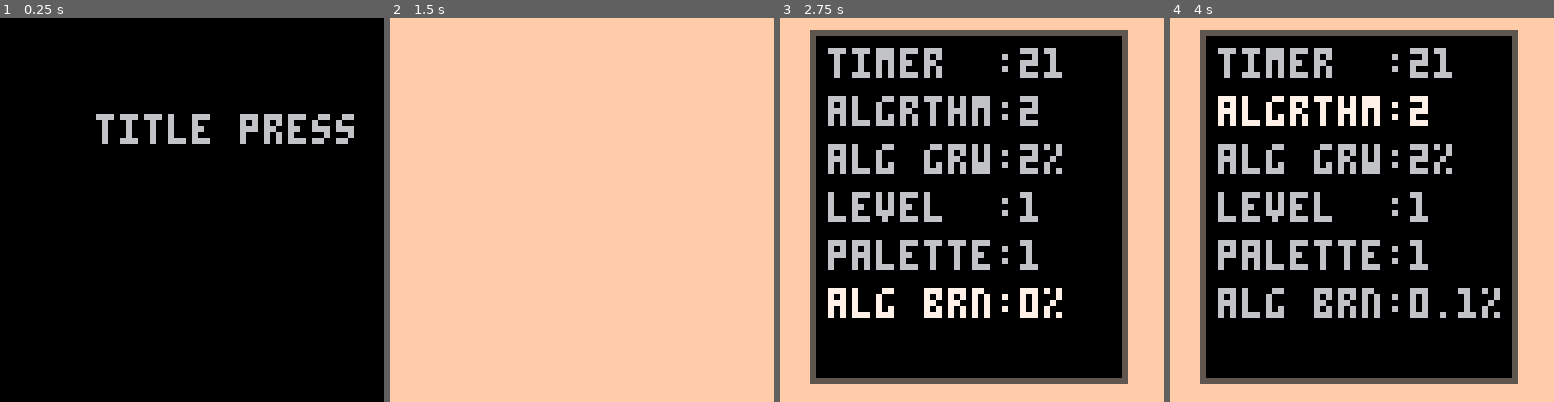
Above: before the commit, frames 1-4 (left to right).
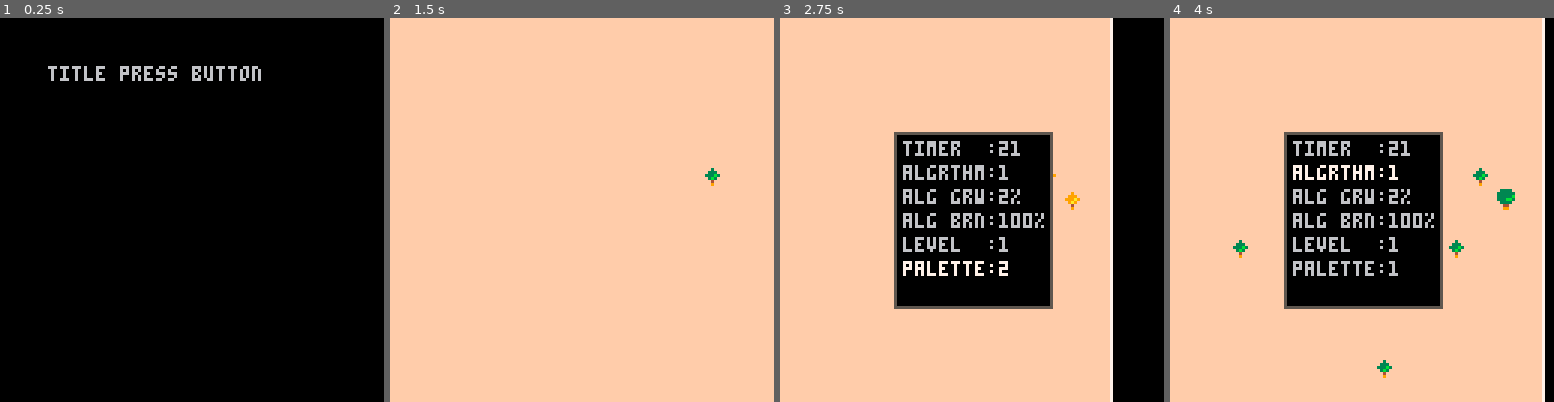
Above: after the commit, the same moments.

Repository: arnodick/castle
Game: PICO-8 cartridge forestfire.p8
Same seed, same stepped clock (60 frames per second), same inputs: the game is played once before the commit and once after it.
Inputs:
- Up to frame 1 (0.25 s): no input
- Up to frame 2 (1.5 s): tap X (X key) at 0.33, 1.07 s; tap O (Z key) at 0.7 s
- Up to frame 3 (2.75 s): hold Right 1.6-2.1 s; tap O (Z key) at 1.7, 2.1, 2.5 s; tap X (X key) at 1.85 s; hold Up 2.15-2.42 s; hold Right from 2.47 s (still down)
- Up to frame 4 (4 s): tap O (Z key) at 2.9, 3.3, 3.7 s; tap X (X key) at 2.97 s; release Right at 3.03 s; hold Left 3.08-3.58 s; hold Down 3.63-3.97 s

The runs differ from the first frame. In frame 1, 3.1% of the frame differs, in the area x 12-93%, y 12-33%; in frame 2, less than 0.1%; in frame 3, 72%, in the area x 7-100%, y 0-100%; in frame 4, 67%.

Commit message:
mo' cleanz

Diff:
--- a/forestfire.p8
+++ b/forestfire.p8
@@ -4,8 +4,8 @@
 --forest fire
 --by ashley pringle
 
---				reload(0x2000,0x2000,0x1000)--load from map
---				reload(0x0000,0x0000,0x00f0)
+--reload(0x2000,0x2000,0x1000)--load from map
+--reload(0x0000,0x0000,0x00f0)
 
 debug=false
 debug_l={}
@@ -83,8 +83,8 @@
 	settings[m.t-1][m.sel][2]=clampoverflow(settings[m.t-1][m.sel][2],settings[m.t-1][m.sel][3],settings[m.t-1][m.sel][4])
 
 	if m.t==1 then
-		if m.sel==3 then
-			reload(0,settings[0][3][2]*512,476)
+		if m.sel==4 then
+			reload(0,settings[0][4][2]*512,476)
 			pal()
 		end
 	end
@@ -109,13 +109,11 @@
 end
 
 function checkneighbours(x,y,ch)
-	for a=0,3 do
-		local dire=direction(2^a)
-		if mget(x+dire[1],y+dire[2])==ch then
-			if dire[1]==1 or dire[2]==1 then
+	if settings[0][1][2]==1 then
+		for a=0,3 do
+			local dire=direction(2^a)
+			if mget(x+dire[1],y+dire[2])==ch then
 				return 1
-			else
-				return 2
 			end
 		end
 	end
@@ -138,14 +136,12 @@
 			local cell=mget(x,y)
 			local chance=settings[1][cell][2]
 			if cell==0 then
-				if settings[0][1][2]==2 then
-					if checkneighbours(x,y,2)>0 then
-						chance=settings[0][2][2]
-					end
+				if checkneighbours(x,y,2)>0 then
+					chance=settings[0][2][2]
 				end
 			elseif cell==2 then
 				if checkneighbours(x,y,4)>0 then
-					chance=settings[0][5][2]
+					chance=settings[0][3][2]
 				end
 			end
 			processcell(x,y,cell,chance)
@@ -189,11 +185,11 @@
 	end
 	--general settings
 	settings[0][0]={"timer  :",21,  0,60  ,1 ,""}
-	settings[0][1]={"algrthm:",2   ,0,2   ,1 ,""}
+	settings[0][1]={"algrthm:",1   ,1,2   ,1 ,""}
 	settings[0][2]={"alg grw:",20  ,0,1000,10,"%"}--algo grow
-	settings[0][3]={"level  :"    ,1   ,1,4   ,1 ,""}
-	settings[0][4]={"palette:"  ,1   ,1,2   ,1 ,""}
-	settings[0][5]={"alg brn:",1000,0,1000,10,"%"}--algo burn
+	settings[0][3]={"alg brn:",1000,0,1000,10,"%"}--algo burn
+	settings[0][4]={"level  :"    ,1   ,1,4   ,1 ,""}
+	settings[0][5]={"palette:"  ,1   ,1,2   ,1 ,""}
 
 	for a=0,6 do
 		settings[1][a]={}
@@ -230,9 +226,10 @@
 		drawtitle()
 	end
 	if s==2 then
-		pal(palette[ settings[0][3][2] ][1][1],palette[ settings[0][3][2] ][ settings[0][4][2] ][1])
-		pal(palette[ settings[0][3][2] ][1][2],palette[ settings[0][3][2] ][ settings[0][4][2] ][2])
-		rectfill(0,0,screenw,screenh,levels[settings[0][3][2]].c)
+		for a=1,2 do
+			pal(palette[ settings[0][4][2] ][1][a],palette[ settings[0][4][2] ][ settings[0][5][2] ][a])
+		end
+		rectfill(0,0,screenw,screenh,levels[settings[0][4][2]].c)
 		map(0,0,0,0,mapw,maph)
 		rect    (-1,-1,screenw,screenh,7)
 		foreach(menus,drawmenu)
@@ -257,12 +254,12 @@
 				cam[a]+=dire[a]*2
 			end
 			if btnp(4) then
---				makemenu(1,38,38,52,58,3)
-				makemenu(1,5,2,52,58,3)--64x64 mode
+				makemenu(1,38,38,52,58,3)
+--				makemenu(1,5,2,52,58,3)--64x64 mode
 			end
 			if btnp(5) then
---				makemenu(2,38,38,52,58,3)
-				makemenu(2,5,2,52,58,3)--64x64 mode
+				makemenu(2,38,38,52,58,3)
+--				makemenu(2,5,2,52,58,3)--64x64 mode
 			end
 		else
 			foreach(menus,controlmenu)
@@ -281,7 +278,7 @@
 	cam={}
 	state=1
 	state_i(state)
-	poke(0x5f2c,3)
+--	poke(0x5f2c,3)
 end
 
 function _draw()
